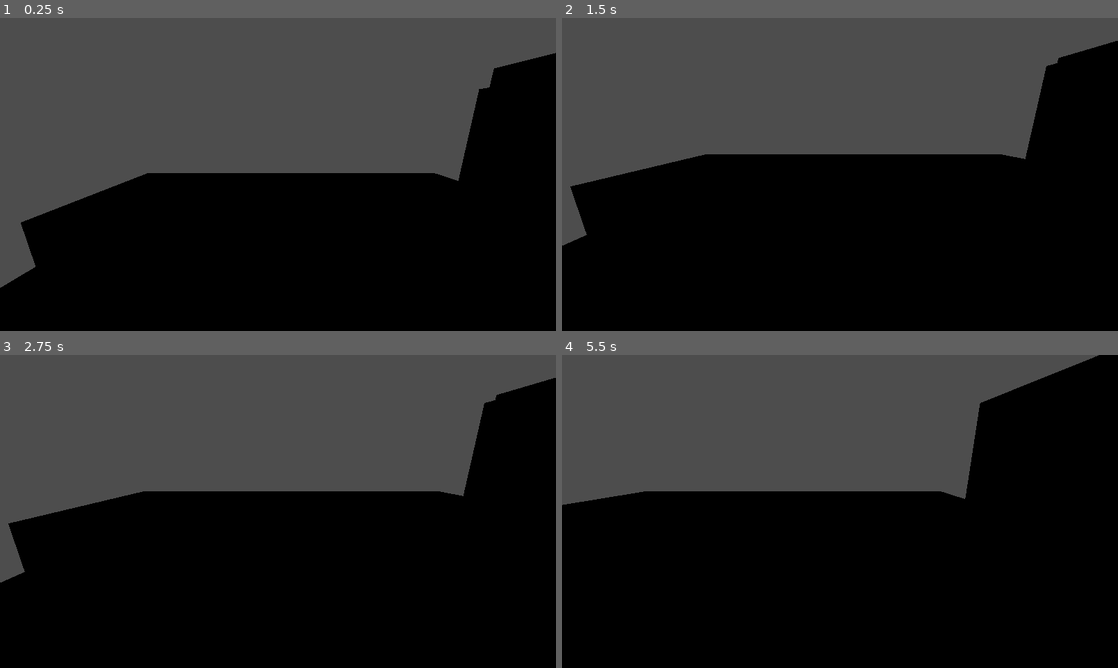
Above: before the commit, frames 1-4 (two rows, left to right).
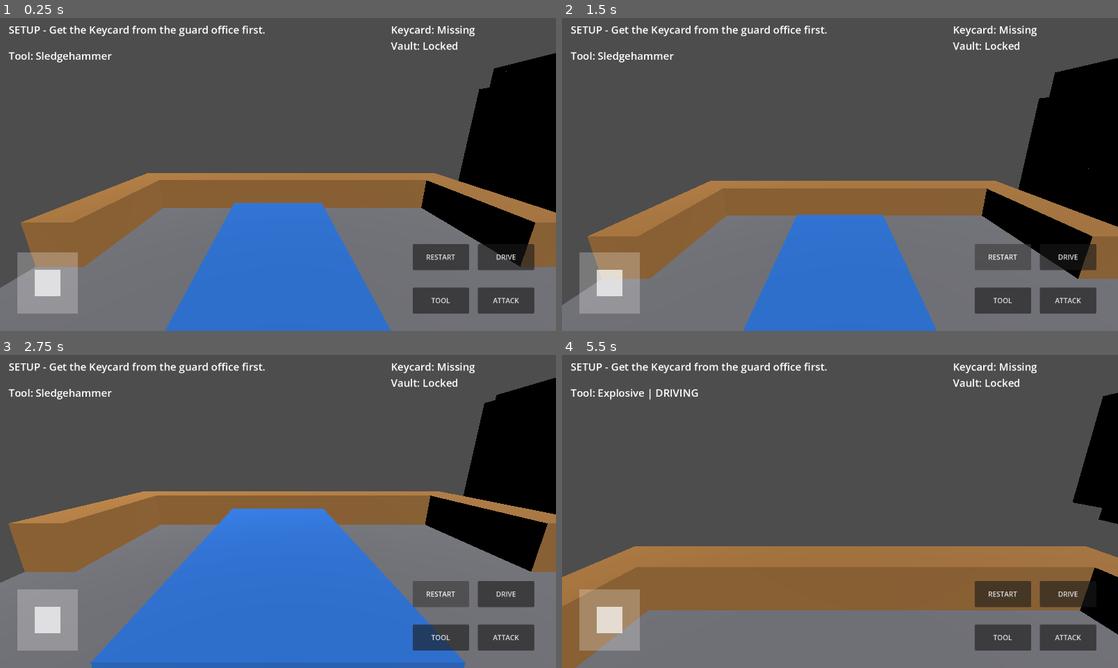
Above: after the commit, the same moments.

Repository: aesthetic-dhruv/private-agent-game
Game: Godot game, scene res://scenes/main.tscn
The game is run twice, just before and just after one commit, with the same random seed, the same clock (stepped at 60 frames per second) and the same inputs.
Inputs (mouse positions are in pixels of both pictures, inside the frame that each line leads up to):
- Up to frame 1 (0.25 s): no input
- Up to frame 2 (1.5 s): click (1001, 255) at 0.5 s, where only the run after the commit has a clickable "RESTART"; click (1001, 255) at 1.25 s, where only the run after the commit has a clickable "RESTART"
- Up to frame 3 (2.75 s): click (439, 592) at 2 s, where only the run after the commit has a clickable "RESTART"
- Up to frame 4 (5.5 s): click (1067, 636) at 2.75 s, where only the run after the commit has a clickable "ATTACK"; click (1001, 636) at 3.5 s, where only the run after the commit has a clickable "TOOL"; click (1067, 592) at 4.25 s, where only the run after the commit has a clickable "DRIVE"; tap Enter at 5 s; move the mouse to (962, 495) at 5.02 s; hold D (move_right) from 5.03 s (still down); click (962, 495) at 5.17 s

The runs differ from the first frame. In frame 1, 45% of the frame differs, in the area x 0-100%, y 2-100%; in frame 2, 51%; in frame 3, 52%; in frame 4, 64%, in the area x 0-100%, y 0-100%.
Error before the commit: Parse Error: Cannot infer the type of "delta_vec" variable because the value doesn't have a set type. (res://scripts/touch_ui.gd:201)

Commit message:
Fix UI never loading: explicit Vector2 parse fix, GameManager child UI

Diff:
--- a/scripts/game_manager.gd
+++ b/scripts/game_manager.gd
@@ -81,11 +81,15 @@
 	ui.name = "TouchUI"
 	ui.layer = 10
 	ui.visible = true
-	# Top-level CanvasLayer: add to the scene root, not under this
-	# 3D Node3D, so no 3D parent transform/visibility can hide it.
-	# GameManager still holds the reference and updates it via
-	# _update_ui(), in this exact order: UI created, then links set.
-	get_tree().root.add_child(ui)
+	# v0.3.3: UI is added as a child of GameManager, NOT to the
+	# scene root. Headless test proved get_tree().root.add_child()
+	# during _ready() fails with "Parent node is busy setting up
+	# children" — the root is still adding the Main scene when
+	# GameManager._ready() runs. GameManager itself is identity
+	# transform, and CanvasLayer layer 10 renders above the 3D
+	# world regardless of its parent, so this is still top-level
+	# rendering, without the busy-parent failure.
+	add_child(ui)
 	ui.player = player
 	ui.game_manager = self
 	world.voxel_destroyed.connect(_on_voxel_destroyed)
--- a/scripts/touch_ui.gd
+++ b/scripts/touch_ui.gd
@@ -198,11 +198,20 @@
 			_camera_touch_id = -1
 	elif event is InputEventScreenDrag:
 		if event.index == _joystick_touch_id and player != null:
-			var delta_vec := event.position - _joystick_drag_centre
+			# v0.3.3 parse fix: do NOT use := here. event is typed
+			# as InputEvent, which has no position property, so the
+			# compiler treats event.position as Variant and := fails
+			# with "Cannot infer the type". Explicit Vector2 type
+			# fixes it, and this was the real reason TouchUI never
+			# loaded, GameManager._ready aborted at TouchUI.new(),
+			# and no UI buttons ever appeared on the phone.
+			var delta_vec: Vector2 = event.position - _joystick_drag_centre
 			if delta_vec.length() > 60:
 				delta_vec = delta_vec.normalized() * 60
 			player.joystick_vector = delta_vec / 60.0
 		elif event.index == _camera_touch_id and player != null:
-			var drag_delta := event.position - _last_camera_pos
+			# Same parse fix as delta_vec above: explicit Vector2,
+			# never :=, for event.position on a base InputEvent.
+			var drag_delta: Vector2 = event.position - _last_camera_pos
 			_last_camera_pos = event.position
 			player.rotate_camera(drag_delta.x, drag_delta.y)
